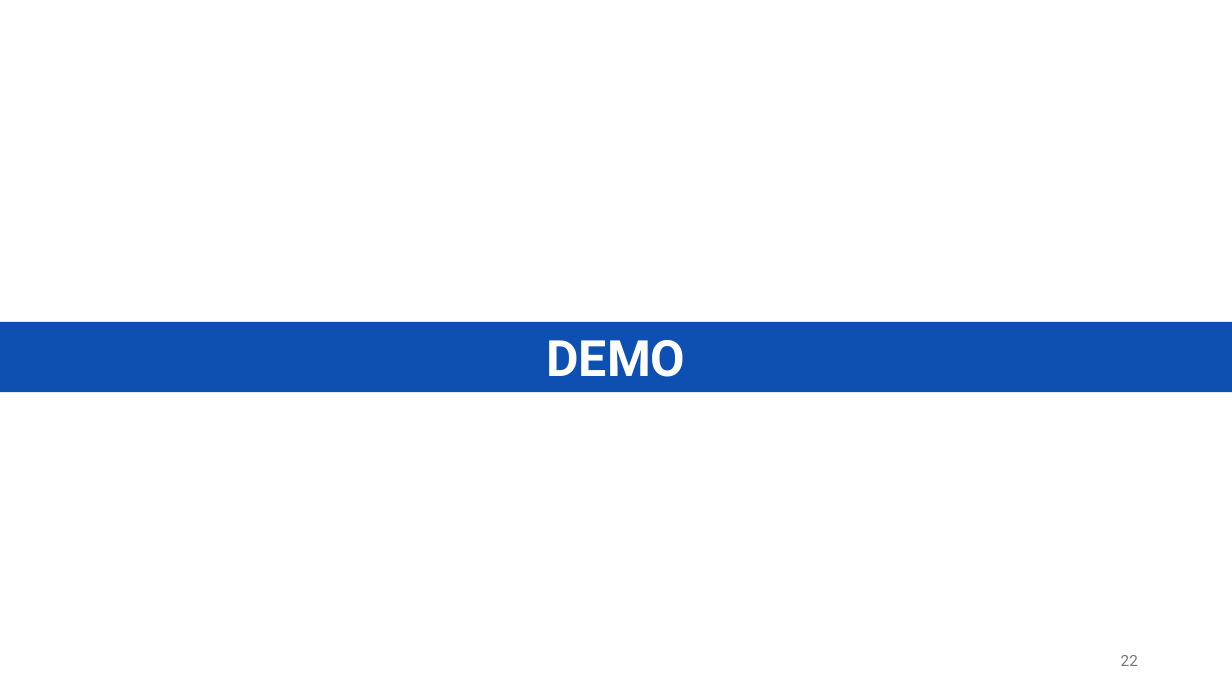
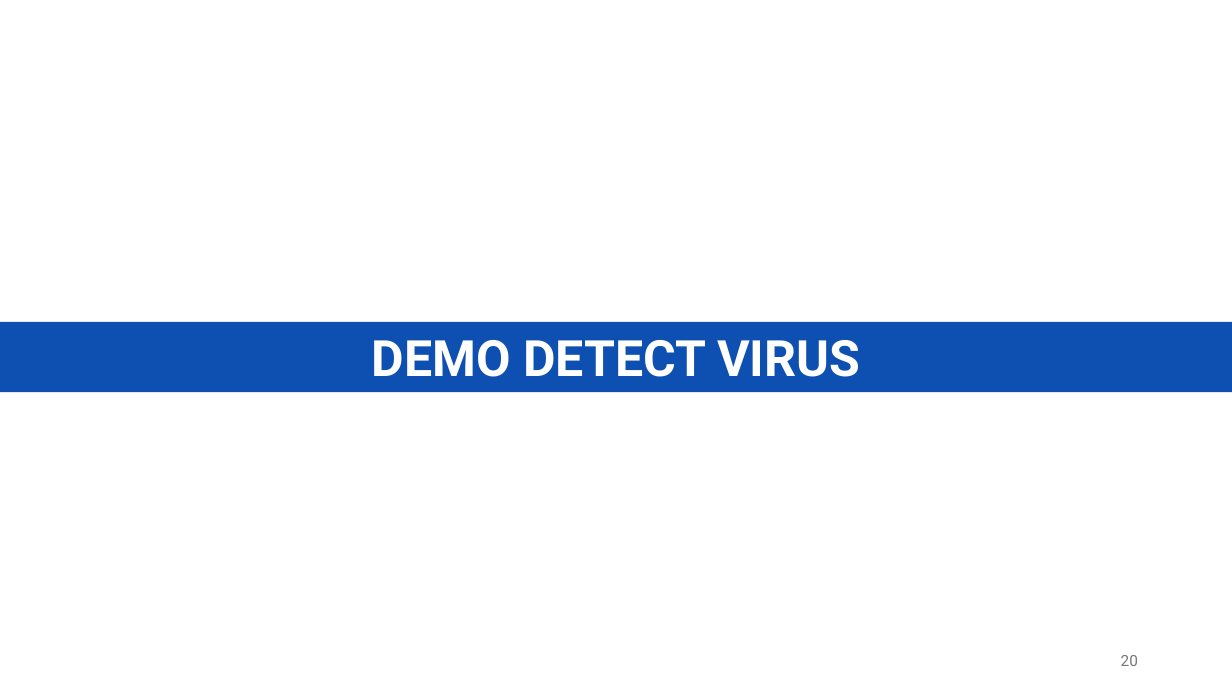
Before and after one commit to PNg-HA/CSPM-with-AWS-Security-Hub, a slide deck: slide 20 of final/ATMNC_DoAn_final.pptx (slide 22 before the commit). Drawn at 1232x693 pixels with LibreOffice and Linux fonts; fonts in the diff are those of the drawing. Boxes give left, top, right and bottom in pixels: in the first picture for what was removed or moved away, otherwise in the second. Text is boxed around its words. In the diff, an @@ line names an element or a change of style, - is before the commit and + after.

```diff
--- a/final/ATMNC_DoAn_final.pptx
+++ b/final/ATMNC_DoAn_final.pptx
@@ text in rectangle at <box>372,340,860,377</box>: text changed @@
-DEMO
+DEMO DETECT VIRUS
@@ page number at <box>1121,655,1138,666</box>: text changed @@
-22
+20
```
Also in this commit, not shown: 8 other slides changed, 3 slides added, 2 slides removed.
